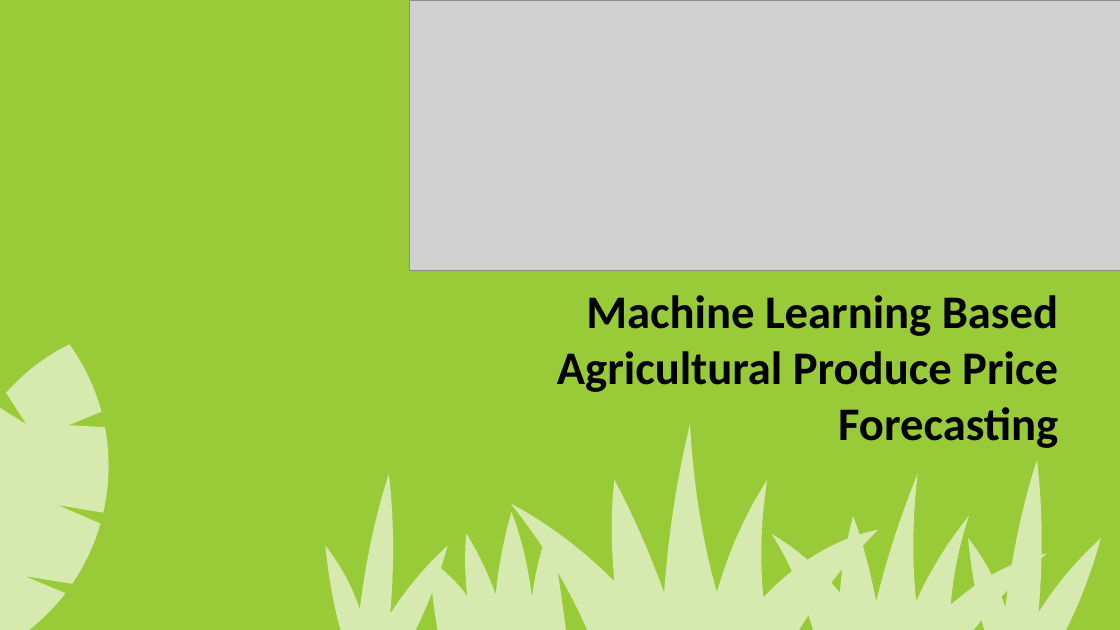
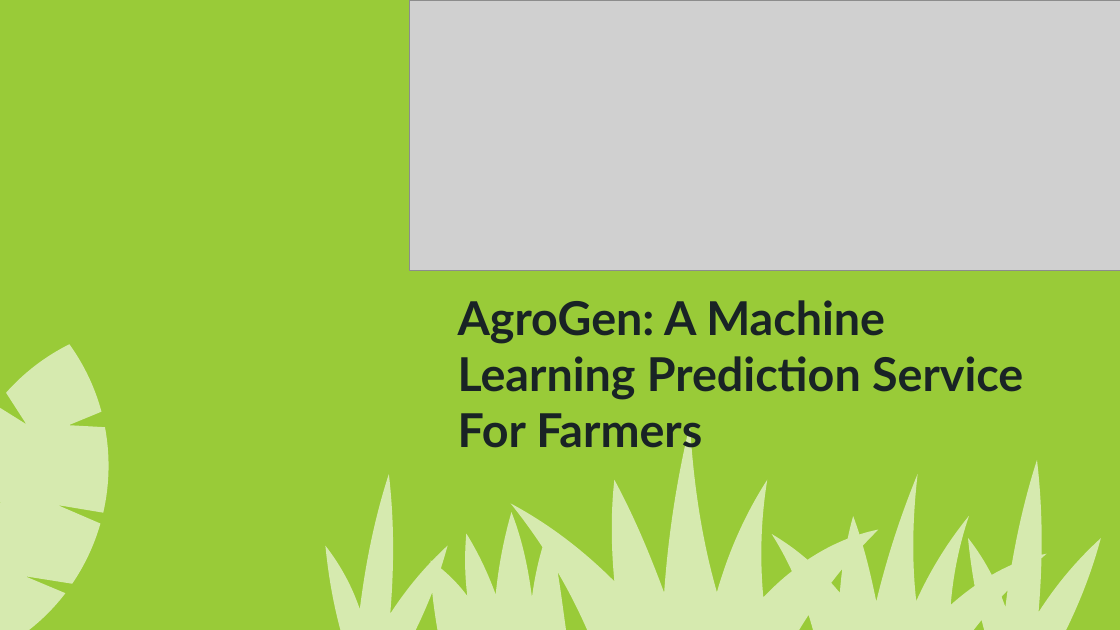
Before and after one commit to hackillinois-2022/project, a slide deck: slide 1 of AgroGen.pptx. Drawn at 1120x630 pixels with LibreOffice and Linux fonts; fonts in the diff are those of the drawing; grey boxes stand for pictures. Boxes give left, top, right and bottom in pixels: in the first picture for what was removed or moved away, otherwise in the second. Text is boxed around its words. In the diff, an @@ line names an element or a change of style, - is before the commit and + after.

```diff
--- a/AgroGen.pptx
+++ b/AgroGen.pptx
@@ text at <box>458,300,1023,456</box>: text changed; font Calibri to Lato; text colour #000000 to #192325 @@
-Machine Learning Based Agricultural Produce Price Forecasting
+AgroGen: A Machine Learning Prediction Service For Farmers
```
Also in this commit, not shown: 5 other slides changed.
